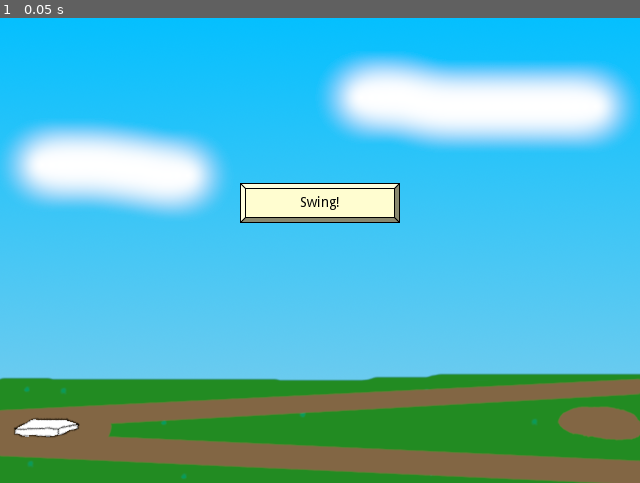
Above: before the commit, frame 1.
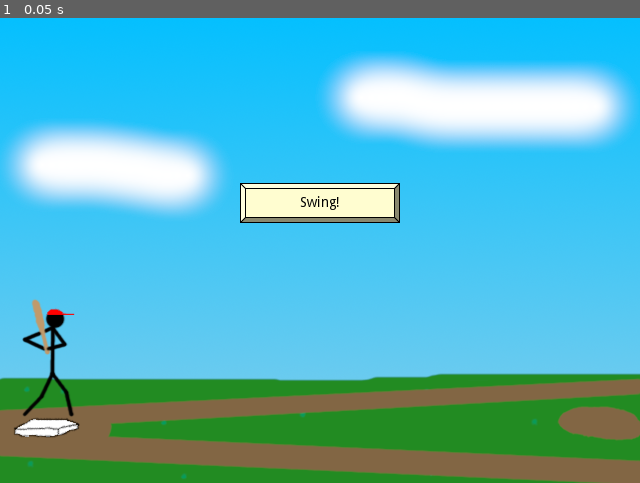
Above: after the commit, the same moment.

Repository: swashdev/minigame-madness
Game: Godot game, scene res://mini/baseball/scenes/baseball_minigame.tscn
The game is run twice, just before and just after one commit, with the same random seed, the same clock (stepped at 60 frames per second) and the same inputs. This scene is started directly instead of the project's main scene.
Inputs:
- Up to frame 1 (0.05 s): no input

The runs differ from the first frame. In frame 1, 0.6% of the frame differs, in the area x 3-12%, y 60-86%.

Commit message:
add a batter to the baseball minigame.

Diff:
--- a/mini/baseball/scenes/baseball_minigame.tscn
+++ b/mini/baseball/scenes/baseball_minigame.tscn
@@ -1,11 +1,26 @@
-[gd_scene load_steps=4 format=2]
+[gd_scene load_steps=8 format=2]
 
 [ext_resource path="res://shared/scenes/minigame.tscn" type="PackedScene" id=1]
 [ext_resource path="res://mini/baseball/images/background/bg.png" type="Texture" id=2]
 [ext_resource path="res://shared/scenes/ui/keys/spacebar.tscn" type="PackedScene" id=3]
+[ext_resource path="res://mini/baseball/images/characters/batter/animations/swing-2.png" type="Texture" id=4]
+[ext_resource path="res://mini/baseball/images/characters/batter/batter.png" type="Texture" id=5]
+[ext_resource path="res://mini/baseball/images/characters/batter/animations/swing-1.png" type="Texture" id=6]
+
+[sub_resource type="SpriteFrames" id=1]
+animations = [ {
+"frames": [ ExtResource( 5 ) ],
+"loop": true,
+"name": "default",
+"speed": 5.0
+}, {
+"frames": [ ExtResource( 5 ), ExtResource( 6 ), ExtResource( 4 ) ],
+"loop": false,
+"name": "swing",
+"speed": 20.0
+} ]
 
 [node name="BaseballMinigame" instance=ExtResource( 1 )]
-_instruction = "Hit a Home Run!"
 
 [node name="Background" type="TextureRect" parent="." index="0"]
 margin_right = 40.0
@@ -32,3 +47,11 @@
 __meta__ = {
 "_edit_use_anchors_": false
 }
+
+[node name="AnimatedSprite" type="AnimatedSprite" parent="." index="2"]
+position = Vector2( 49.1869, 355.415 )
+frames = SubResource( 1 )
+animation = "swing"
+__meta__ = {
+"_edit_lock_": true
+}
Binary file added: mini/baseball/images/characters/batter/animations/swing-1.png
Not shown, added: mini/baseball/images/characters/batter/animations/swing-1.png.import
Binary file added: mini/baseball/images/characters/batter/animations/swing-2.png
Not shown, added: mini/baseball/images/characters/batter/animations/swing-2.png.import
Binary file added: mini/baseball/images/characters/batter/batter.png
Not shown, added: mini/baseball/images/characters/batter/batter.png.import
Not shown, added: mini/baseball/images/characters/batter/.batter.xcf
